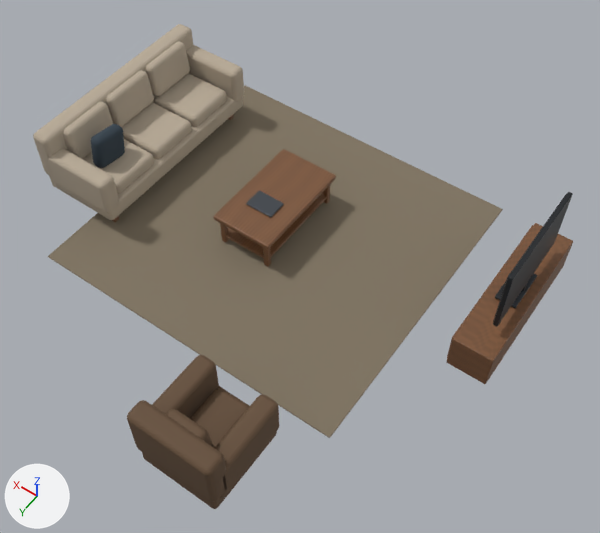
The glTF model public/models/living-furniture-v002.glb: old version first, new version second.
Both versions are drawn from a camera (50 mm lens) standing at (0.59, 1.18, 6.6) and looking at (3.32, -2.64, 0.59). The axes (+X, +Y, +Z) are drawn at lower left. The lights are the same throughout. The first picture is the older version. Where no turn or scale is listed for an object, it has been applied to the vertices. Vertices at exactly the same position are counted once.

Names of what the first picture shows: 'Export sofa deck'.
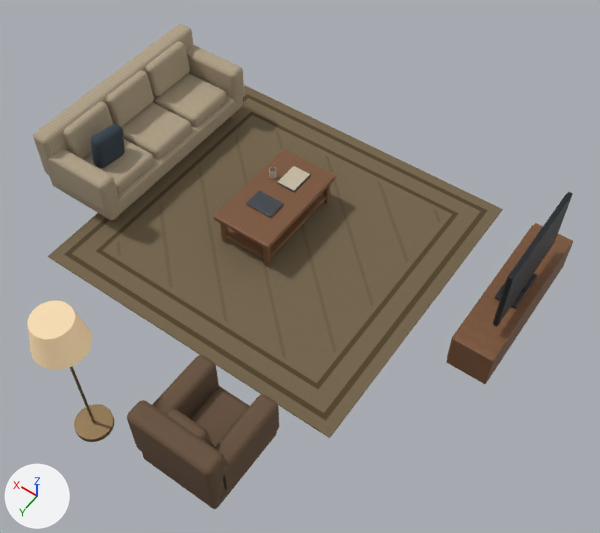
What differs and where, as boxes (x1, y1, x2, y2) in the pictures (600 x 533 px):
'Export sofa deck', surface changed, reshaped: before (33, 24, 573, 509); after (27, 24, 573, 509)
part 1 of me_cube_044, added: after (277, 174, 311, 192)
part 2 of me_cube_044, added (beige): after (278, 166, 310, 191)
part 3 of me_cube_044, added: after (269, 167, 277, 179)
part 4 of me_cube_044, added (brown): after (74, 404, 114, 442)
part 5 of me_cube_044, added: after (70, 366, 95, 423)
part 6 of me_cube_044, added: after (27, 300, 92, 370)
part 7 of me_cube_044, surface changed: (33, 24, 503, 438) in both

What changed in the scene script:
```text
Change mat_oatmeal_upholstery:
    remove mat_oatmeal_upholstery.base_color = (0.48, 0.405, 0.31)  # beige #b8ab97
    add mat_oatmeal_upholstery.texture = img_living_linen_v002
Change mat_muted_woven_flax:
    remove mat_muted_woven_flax.base_color = (0.22, 0.18, 0.125)  # brown #817663
    add mat_muted_woven_flax.texture = img_living_rug_v002
Change me_cube_044:
    remove me_cube_044.from_pydata(...)  # 4112 vertices, 8052 faces; spans x -4.41..0.46, y -1.53..2.87, z -0.28..1.02
    add me_cube_044.from_pydata(...)  # 4624 vertices, 9048 faces; spans x -4.41..0.46, y -1.53..3.03, z -0.28..1.34
    me_cube_044 part 1: the loose piece of 96 vertices spanning x -1.85..-1.54, y 0.06..0.28, z 0.16..0.17 is copied, and the copy is scaled about its middle by (0.718, 1.35, 1.02), then moved by (-0.03, -0.45, 0.0), in mat_navy_cushion (dark blue #35424d); it spans x -1.84..-1.62, y -0.43..-0.14, z 0.15..0.17
    me_cube_044 part 2: the loose piece of 96 vertices spanning x -2.05..-1.37, y -0.59..0.59, z 0.1..0.15 is copied, and the copy is scaled about its middle by (0.315, 0.24, 0.174), then moved by (-0.02, -0.28, 0.04), in mat_book_page_edges (beige #c5baa4); it spans x -1.83..-1.62, y -0.42..-0.14, z 0.17
    me_cube_044 part 3: a new loose piece, a 32-sided cylinder along z spanning x -1.568..-1.492, y -0.228..-0.152, z 0.158..0.248, in mat_ivory_stoneware (light grey #c4bcac)
    me_cube_044 part 4: a new loose piece, a 32-sided cylinder along z spanning x -1.97..-1.63, y 2.63..2.97, z -0.28..-0.23, in mat_reading_lamp_aged_brass (brown #866f4d)
    me_cube_044 part 5: a new loose piece, a 32-sided cylinder along z spanning x -1.812..-1.788, y 2.788..2.812, z -0.255..1.095, in mat_reading_lamp_aged_brass (brown #866f4d)
    me_cube_044 part 6: a new loose piece, a 32-sided cut cone along z (radius 0.23 at the low end, 0.17 at the high end) spanning x -2.03..-1.57, y 2.57..3.03, z 1.02..1.34, in mat_warm_linen_lampshade (beige #dac5a4, glowing brown #867050)
    me_cube_044 part 7: 8048 kept faces spanning x -4.41..0.46, y -1.53..2.87, z -0.28..1.02 get new texture (UV) coordinates
    other edits to the shape of me_cube_044 do not show in these pictures
    add me_cube_044.materials.append(mat_book_page_edges)  # beige #c5baa4
    add me_cube_044.materials.append(mat_ivory_stoneware)  # light grey #c4bcac
    add me_cube_044.materials.append(mat_reading_lamp_aged_brass)  # brown #866f4d
    add me_cube_044.materials.append(mat_warm_linen_lampshade)  # beige #dac5a4, glowing brown #867050
```
